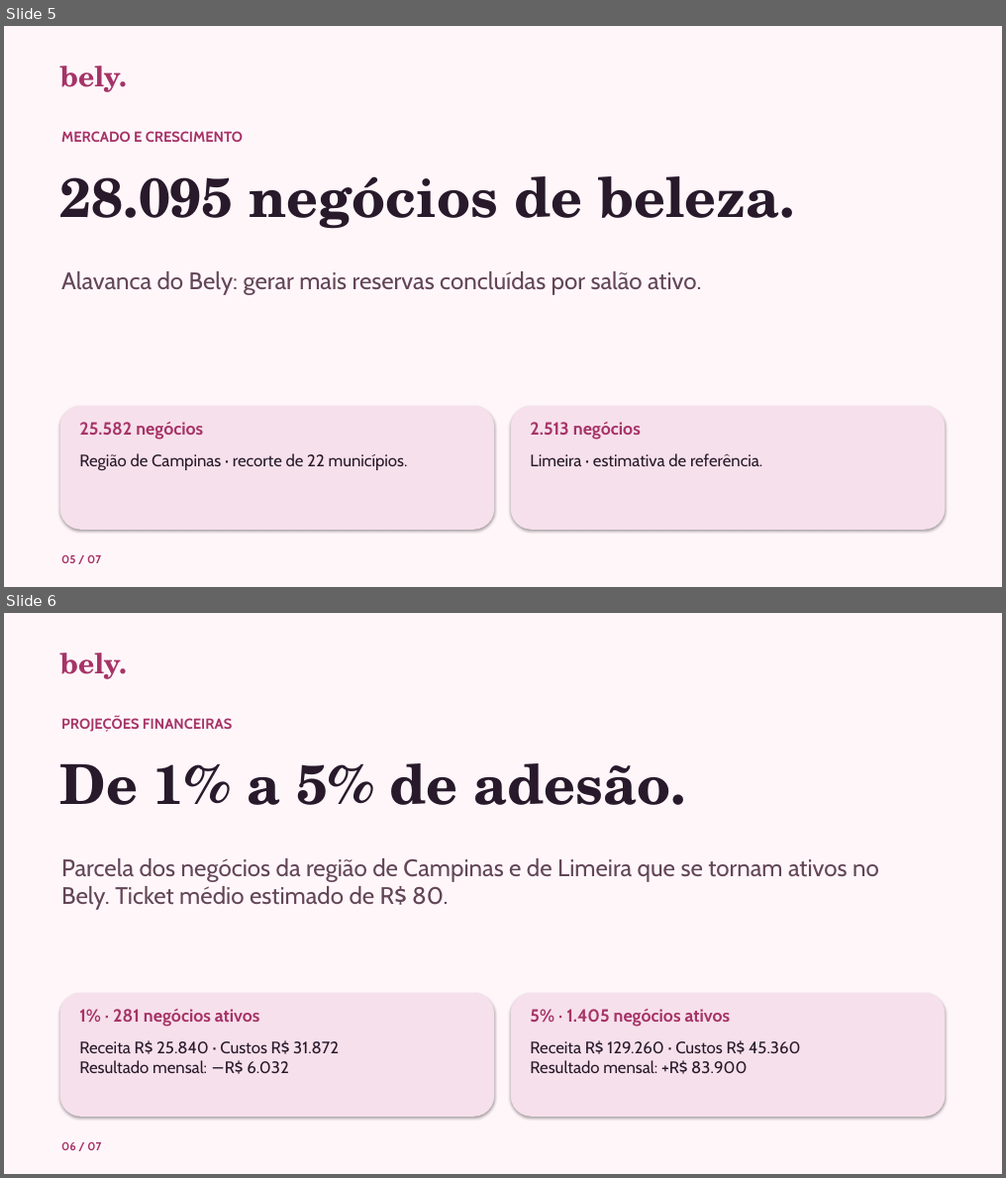
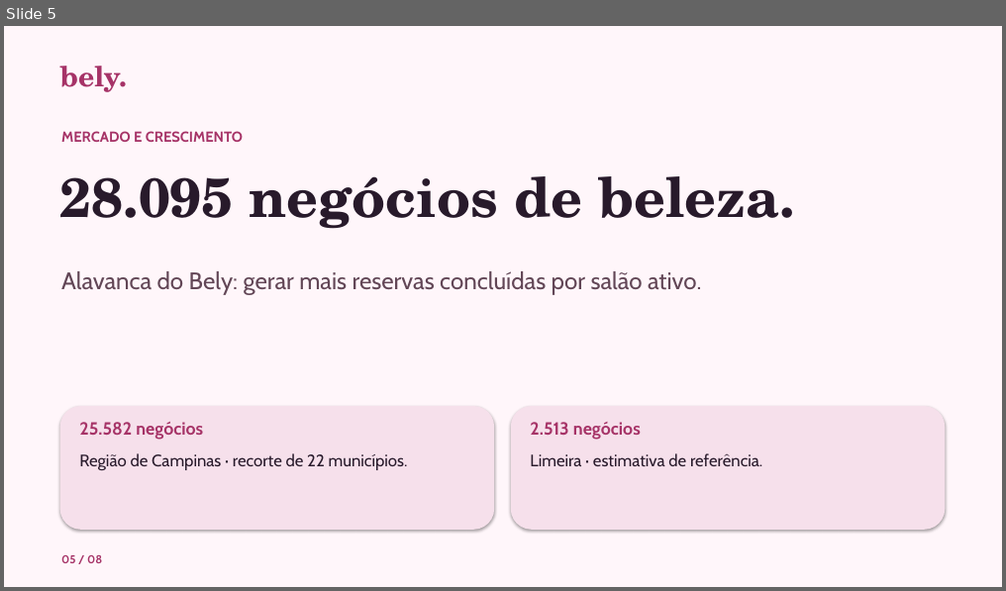
Before and after one commit to camilalordelo1/bely, a slide deck: bely-pitch.pptx. Shown one above the other, each under a label of ours: slides 5 and 6 before the commit, slide 5 after it. The pictures are 1006x1178 and 1006x591 pixels, drawn with LibreOffice and Linux fonts; fonts in the diff are those of the drawing. Boxes give left, top, right and bottom in pixels: in the first picture for what was removed or moved away, otherwise in the second. Text is boxed around its words. In the diff, an @@ line names an element or a change of style, - is before the commit and + after.

```diff
--- a/bely-pitch.pptx
+++ b/bely-pitch.pptx
@@ slide 6 removed at <box>4,613,1002,1174</box>, background #FFF6FA @@
@@ text removed at <box>60,653,127,679</box> @@
-bely.
@@ text removed at <box>61,716,232,732</box> @@
-PROJEÇÕES FINANCEIRAS
@@ text removed at <box>60,763,686,805</box> @@
-De 1% a 5% de adesão.
@@ text removed at <box>61,859,879,910</box> @@
-Parcela dos negócios da região de Campinas e de Limeira que se tornam ativos no Bely. Ticket médio estimado de R$ 80.
@@ rounded rectangle removed at <box>60,993,494,1117</box> @@
@@ rounded rectangle removed at <box>511,993,945,1117</box> @@
@@ text removed at <box>79,1009,260,1027</box> @@
-1% · 281 negócios ativos
@@ text removed at <box>530,1009,731,1027</box> @@
-5% · 1.405 negócios ativos
@@ text removed at <box>79,1041,339,1074</box> @@
-Receita R$ 25.840 · Custos R$ 31.872
-Resultado mensal: −R$ 6.032
@@ text removed at <box>530,1041,800,1074</box> @@
-Receita R$ 129.260 · Custos R$ 45.360
-Resultado mensal: +R$ 83.900
@@ text removed at <box>61,1143,101,1151</box> @@
-06 / 07
@@ slide 5 changed as well @@
@@ text at <box>61,556,102,564</box>: text changed @@
-05 / 07
+05 / 08
```
Also in this commit, not shown: 5 other slides changed, 2 slides added, 3 other files.
